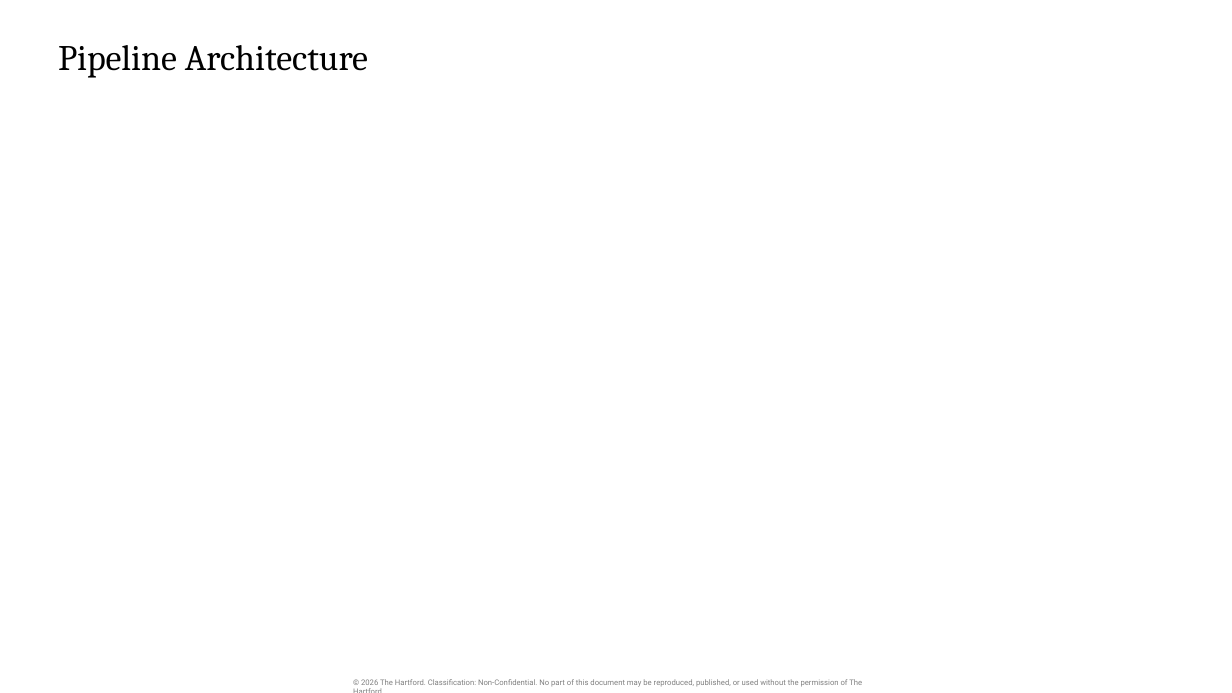
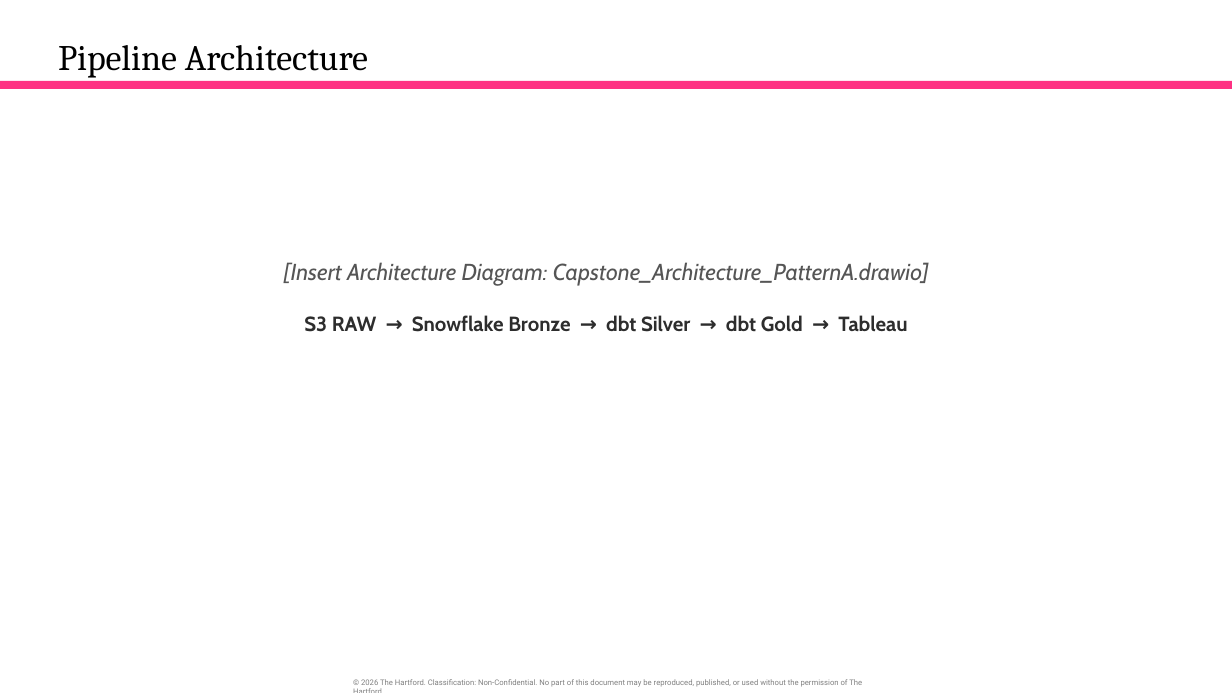
Before and after one commit to orlandojmarin/nyc-taxi-capstone, a slide deck: slide 8 of docs/Capstone_Presentation.pptx. Drawn at 1232x693 pixels with LibreOffice and Linux fonts; fonts in the diff are those of the drawing. Boxes give left, top, right and bottom in pixels: in the first picture for what was removed or moved away, otherwise in the second. Text is boxed around its words. In the diff, an @@ line names an element or a change of style, - is before the commit and + after.

```diff
--- a/docs/Capstone_Presentation.pptx
+++ b/docs/Capstone_Presentation.pptx
@@ rectangle added at box(0, 80, 1232, 89), fill #FE3082 @@
@@ text added at box(284, 262, 929, 332), 18 pt, text #555555, italic @@
+[Insert Architecture Diagram: Capstone_Architecture_PatternA.drawio]
+S3 RAW → Snowflake Bronze → dbt Silver → dbt Gold → Tableau
```
Also in this commit, not shown: 13 other slides changed, 7 slides added, 6 slides removed, 6 other files.
